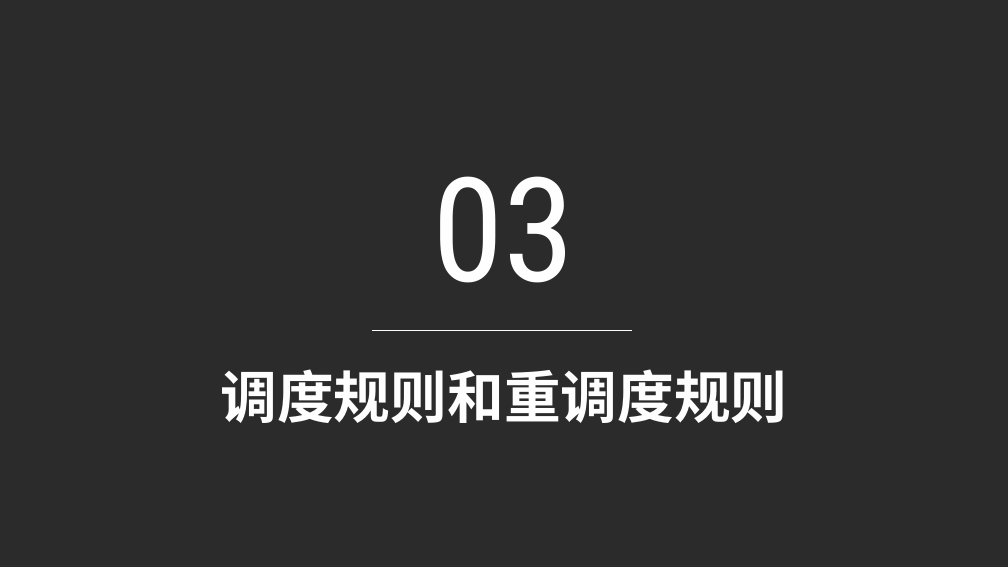
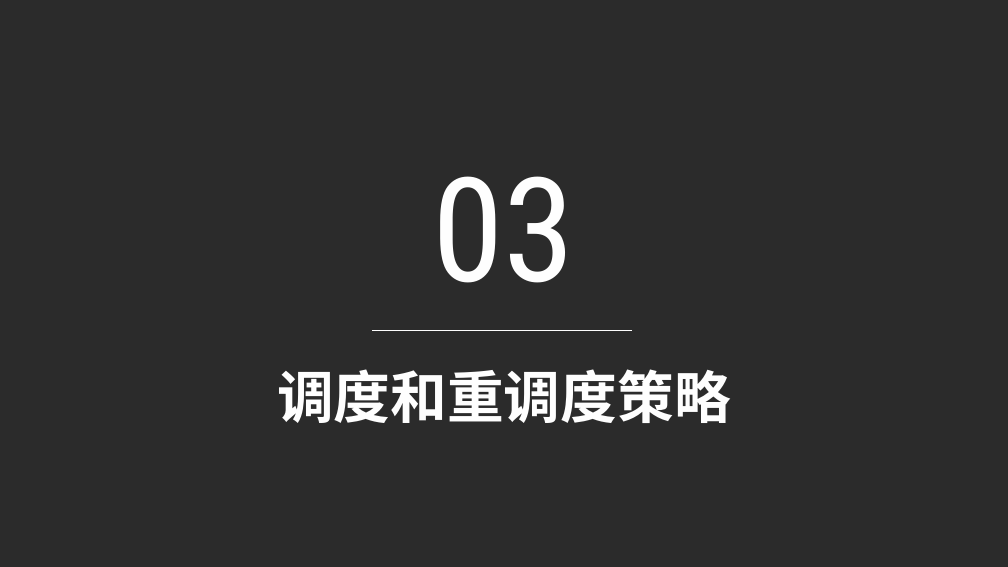
Before and after one commit to WeileLiang/Graduate, a slide deck: slide 15 of PPT/基于多Agent的动态调度系统.pptx. Drawn at 1008x567 pixels with LibreOffice and Linux fonts; fonts in the diff are those of the drawing; background and template pictures are left out; a plain dark background stands for a picture behind light text. Boxes give left, top, right and bottom in pixels: in the first picture for what was removed or moved away, otherwise in the second. Text is boxed around its words. In the diff, an @@ line names an element or a change of style, - is before the commit and + after.

```diff
--- a/PPT/基于多Agent的动态调度系统.pptx
+++ b/PPT/基于多Agent的动态调度系统.pptx
@@ text at (x1=277, y1=369, x2=731, y2=423): text changed @@
-调度规则和重调度规则
+调度和重调度策略
```
Also in this commit, not shown: 3 other slides changed, 1 other file.
